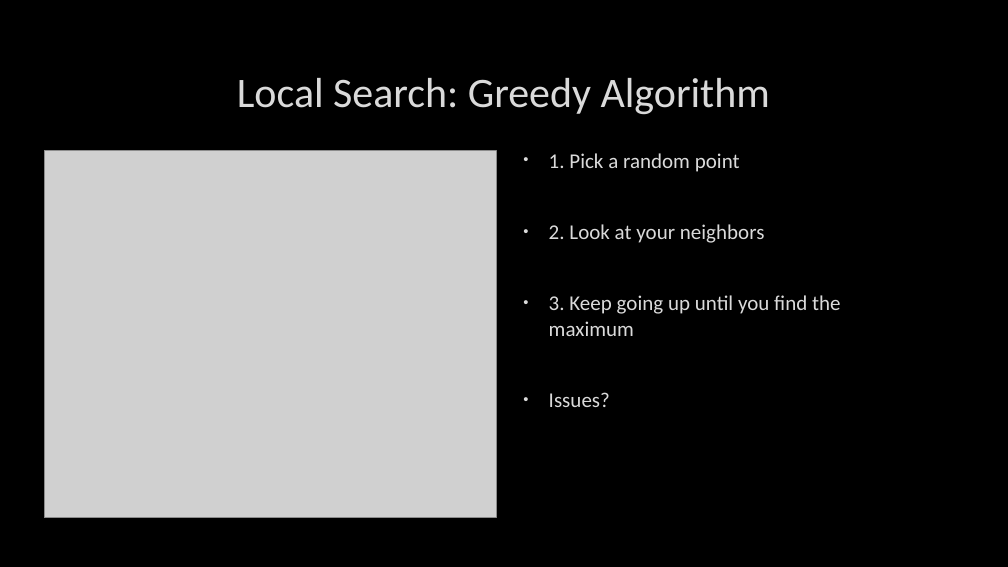
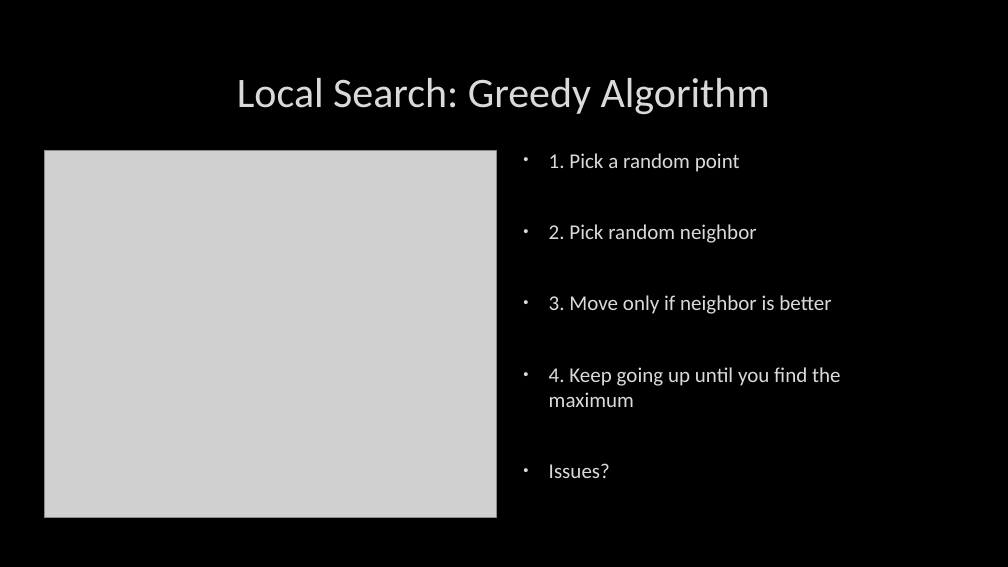
Before and after one commit to markfloryan/AI, a slide deck: slide 7 of slides/06-Search-LocalSearch.pptx. Drawn at 1008x567 pixels with LibreOffice and Linux fonts; fonts in the diff are those of the drawing; grey boxes stand for pictures; background and template pictures are left out. Boxes give left, top, right and bottom in pixels: in the first picture for what was removed or moved away, otherwise in the second. Text is boxed around its words. In the diff, an @@ line names an element or a change of style, - is before the commit and + after.

```diff
--- a/slides/06-Search-LocalSearch.pptx
+++ b/slides/06-Search-LocalSearch.pptx
@@ text at (549, 224, 841, 407): text changed @@
-• 2. Look at your neighbors
-• 3. Keep going up until you find the maximum
+• 2. Pick random neighbor
+• 3. Move only if neighbor is better
+• 4. Keep going up until you find the maximum
```
Also in this commit, not shown: 1 other slide changed, 18 other files.
